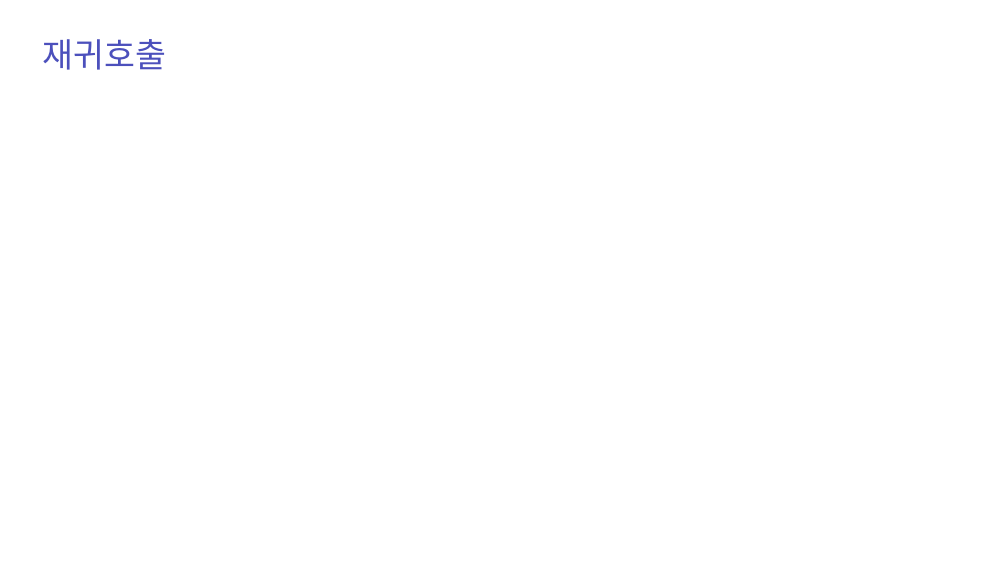
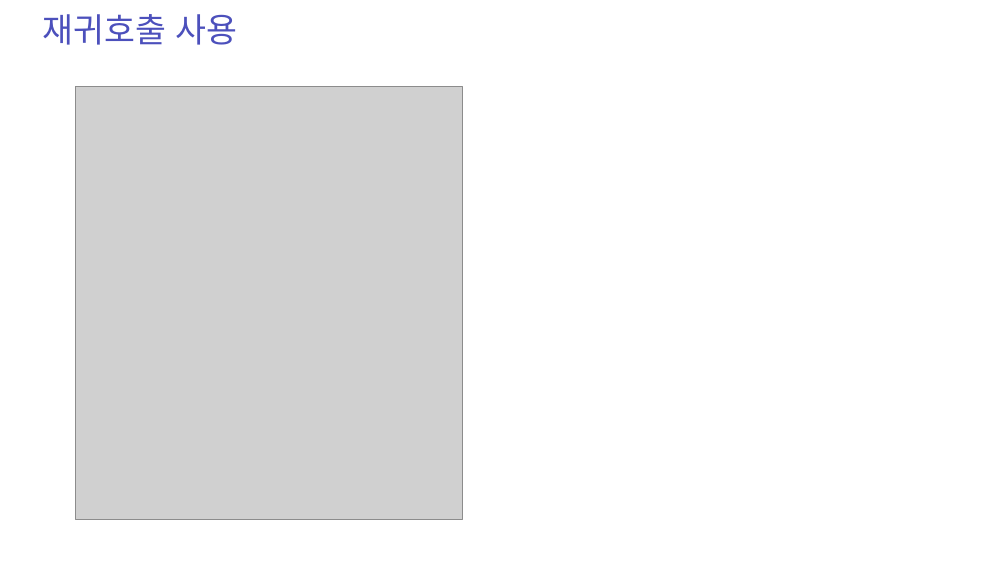
Before and after one commit to zest132/JavaLecture, a slide deck: slide 33 of JavaLecture/LectureFile/java 6강.pptx (slide 30 before the commit). Drawn at 1008x567 pixels with LibreOffice and Linux fonts; fonts in the diff are those of the drawing; grey boxes stand for pictures. Boxes give left, top, right and bottom in pixels: in the first picture for what was removed or moved away, otherwise in the second. Text is boxed around its words. In the diff, an @@ line names an element or a change of style, - is before the commit and + after.

```diff
--- a/JavaLecture/LectureFile/java 6강.pptx
+++ b/JavaLecture/LectureFile/java 6강.pptx
@@ text at box(43, 14, 238, 45): text changed @@
-재귀호출
+재귀호출 사용
@@ picture added at box(76, 86, 462, 520) @@
```
Also in this commit, not shown: 2 other slides changed, 10 slides added, 3 other files.
